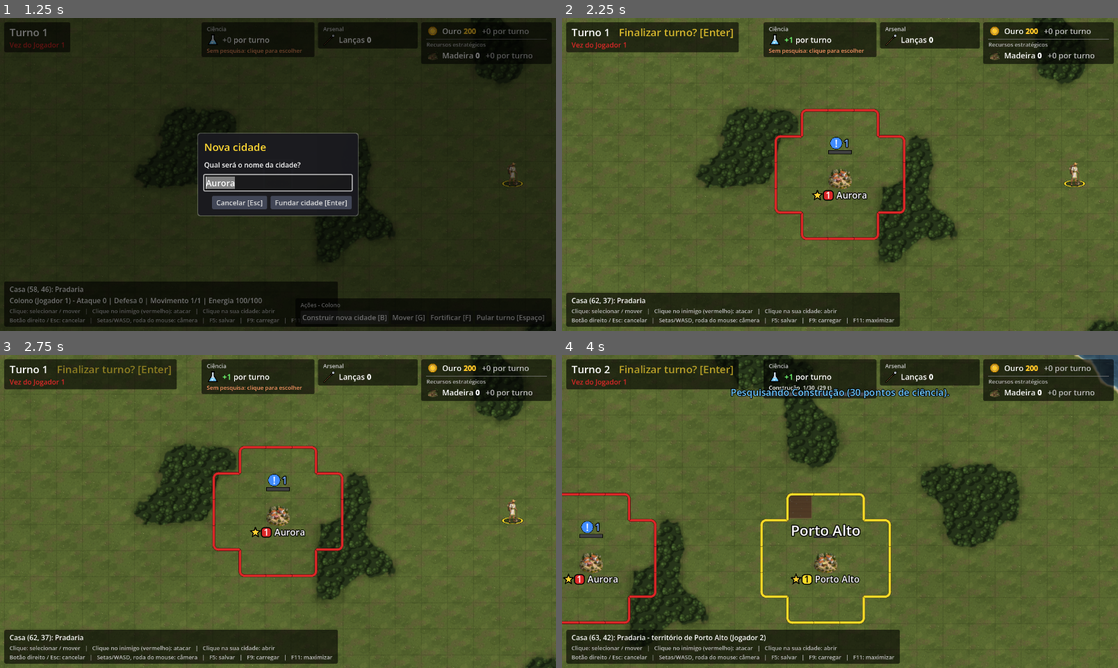
Above: before the commit, frames 1-4 (two rows, left to right).
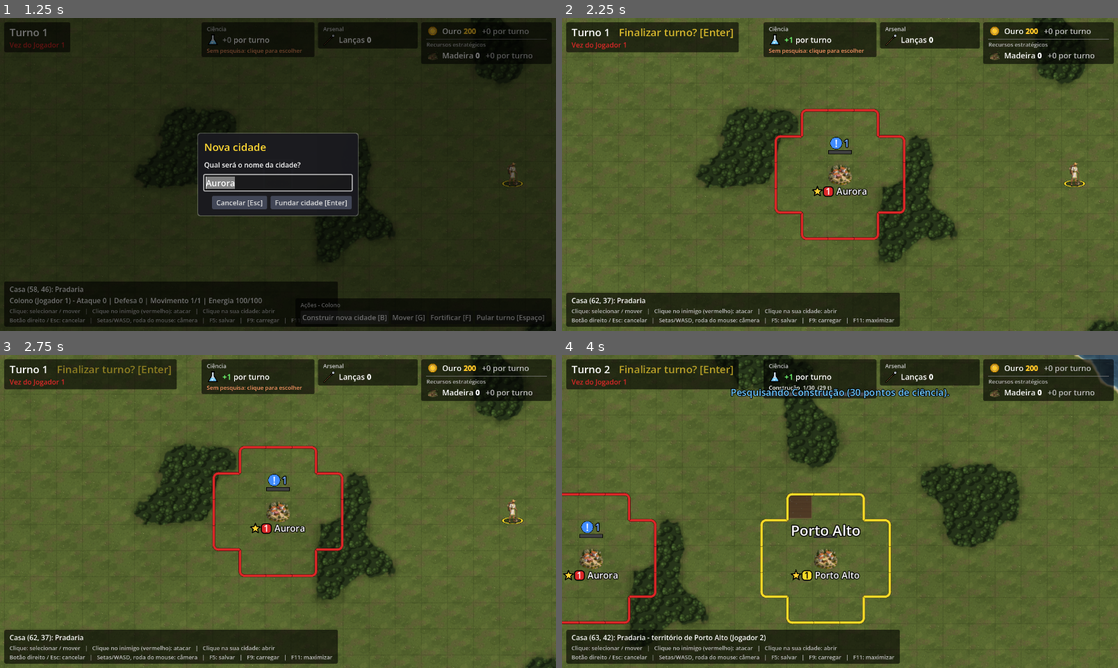
Above: after the commit, the same moments.

Repository: tscpereira/Geopolitik
Game: Godot game, scene res://scenes/main.tscn
Two runs of this game, one before a commit and one after it. Both use one fixed random seed, a clock stepped at 60 frames per second and the inputs below.
Inputs (mouse positions are in pixels of both pictures, inside the frame that each line leads up to):
- Up to frame 1 (1.25 s): click "Construir nova cidade [B]" at 0.5 s
- Up to frame 2 (2.25 s): click "Fundar cidade [Enter]" at 1.25 s; click "Fechar [Esc]" at 2 s
- Up to frame 3 (2.75 s): no input
- Up to frame 4 (4 s): tap Enter at 2.75, 2.85 s; move the mouse to (962, 495) at 2.77 s; hold Right (ui_right) 2.78-3.5 s; click (962, 495) at 2.92 s; tap Space at 3.02 s; drag from (728, 527) to (812, 574) at 3.52 s

Frame 1 is identical in both runs. In frame 2, 0.5% of the frame differs, in the area x 44-55%, y 46-59%; in frame 3, 0.5%; in frame 4, 1.1%, in the area x 0-54%, y 62-74%.

Commit message:
Povoado mais alto na casa: vão menor até a barra de alimentos
O desenho e o nome do povoado (e da ruína dele) sobem 0,15 casa
(City.SPRITE_LIFT); a barra de alimentos fica no lugar. A posição do
desenho por classe vem de City.sprite_rect, usada também pelas ruínas.

Co-Authored-By: Claude Opus 5.5 <noreply@anthropic.com>

Diff:
--- a/scripts/cities/city.gd
+++ b/scripts/cities/city.gd
@@ -271,6 +271,8 @@
 ## No mapa ele é desenhado com SPRITE_SIZE, centralizado na casa e passando
 ## SPRITE_BOTTOM_OVERFLOW pixels
 ## embaixo; a barra de alimentos fica SPRITE_TOP_GAP abaixo do topo dele.
+## O povoado (desenho menor) sobe SPRITE_LIFT, mais para o centro da casa,
+## com o nome junto; a barra de alimentos não sobe (o vão acima diminui).
 const CITY_SPRITES := {
 	Rank.SETTLEMENT: [
 		preload("res://assets/sprites/cities/povoado.png"), preload("res://assets/sprites/cities/povoado.png"),
@@ -288,6 +290,7 @@
 const SPRITE_SIZE := GameMap.TILE_SIZE * 1.6
 const SPRITE_BOTTOM_OVERFLOW := GameMap.TILE_SIZE * 0.12
 const SPRITE_TOP_GAP := GameMap.TILE_SIZE * 0.25
+const SPRITE_LIFT := {Rank.SETTLEMENT: GameMap.TILE_SIZE * 0.15}
 
 ## Desenho das melhorias destruídas (pilhadas), no mapa e na janela da cidade.
 ## PNGs de 80x80 em assets/sprites/improvements/ (dá para redesenhar).
@@ -1416,10 +1419,11 @@
 					LumberMill.PROGRESS_BAR_COLOR)
 
 	# Desenho da cidade (cresce com a classe), um pouco maior que a casa
-	var sprite := Rect2(Vector2(-SPRITE_SIZE / 2.0, tile.y / 2.0 - SPRITE_SIZE + SPRITE_BOTTOM_OVERFLOW), Vector2.ONE * SPRITE_SIZE)
+	var sprite := sprite_rect(rank())
 	draw_city_sprite(self, sprite, owner_player.color, rank(), is_capital, has_walls())
-	# Barra de alimentos e avisos logo acima do desenho
-	var top := Rect2(-tile.x / 2.0 + MARGIN, sprite.position.y + SPRITE_TOP_GAP, tile.x - MARGIN * 2.0, tile.y)
+	# Barra de alimentos e avisos acima do desenho (no lugar de sempre, mesmo
+	# com o povoado mais alto)
+	var top := Rect2(-tile.x / 2.0 + MARGIN, sprite_rect(Rank.TOWN).position.y + SPRITE_TOP_GAP, tile.x - MARGIN * 2.0, tile.y)
 	_draw_food_bar(top)
 	if free_citizens() > 0 and not owner_player.is_ai:
 		_draw_idle_warning(top, free_citizens(), IDLE_COLOR)
@@ -1502,6 +1506,13 @@
 
 ## Desenho da classe [param city_rank], da capital ou não, com ou sem muralha
 ## (CITY_SPRITES).
+## Onde fica o desenho da cidade de classe [param city_rank], em relação ao
+## centro da casa (também usado pelas ruínas).
+static func sprite_rect(city_rank: Rank) -> Rect2:
+	var bottom: float = GameMap.TILE_SIZE / 2.0 + SPRITE_BOTTOM_OVERFLOW - SPRITE_LIFT.get(city_rank, 0.0)
+	return Rect2(Vector2(-SPRITE_SIZE / 2.0, bottom - SPRITE_SIZE), Vector2.ONE * SPRITE_SIZE)
+
+
 static func city_sprite(city_rank: Rank, capital: bool, walls: bool) -> Texture2D:
 	return CITY_SPRITES[city_rank][int(capital) + 2 * int(walls)]
 
--- a/scripts/map/ruins_layer.gd
+++ b/scripts/map/ruins_layer.gd
@@ -56,8 +56,8 @@
 	for cell: Vector2i in cities:
 		var center := to_local(map.cell_to_world(cell))
 		# Mesmo lugar e tamanho do desenho da cidade (City._draw)
-		var sprite := Rect2(center + Vector2(-City.SPRITE_SIZE / 2.0, tile.y / 2.0 - City.SPRITE_SIZE + City.SPRITE_BOTTOM_OVERFLOW),
-				Vector2.ONE * City.SPRITE_SIZE)
+		var sprite := City.sprite_rect(cities[cell]["rank"])
+		sprite.position += center
 		draw_texture_rect(RUIN_SPRITES[cities[cell]["rank"]][int(cities[cell]["walls"])], sprite, false)
 		var text := "Ruínas de %s" % cities[cell]["name"]
 		var width := font.get_string_size(text, HORIZONTAL_ALIGNMENT_LEFT, -1, City.NAME_FONT_SIZE).x
Not shown, changed: documentação.txt
